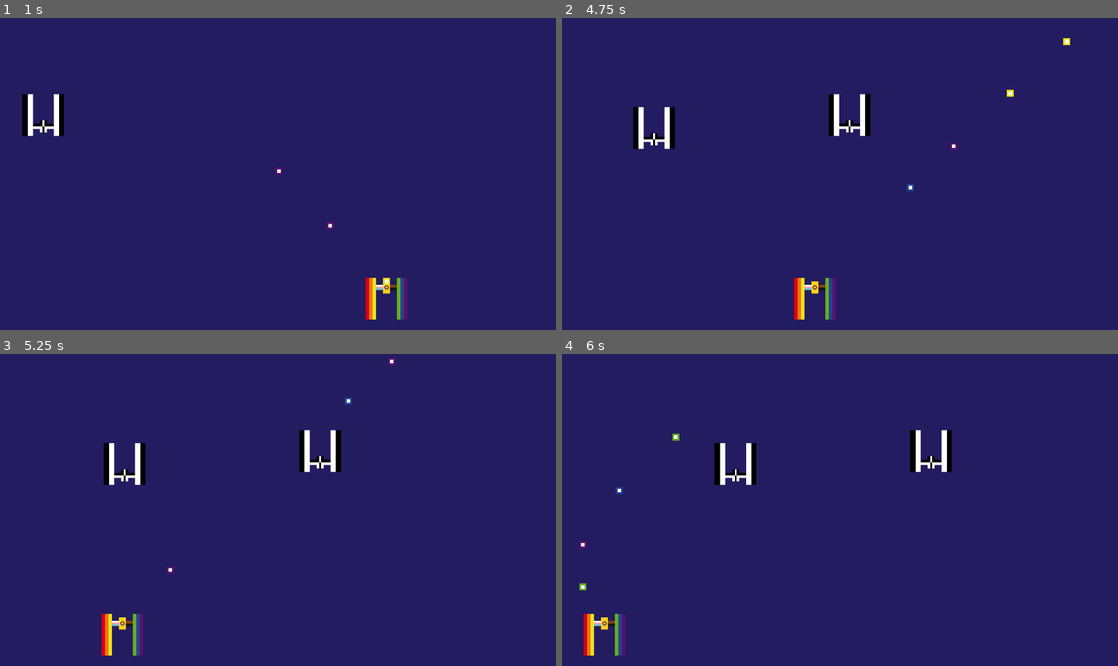
Above: before the commit, frames 1-4 (two rows, left to right).
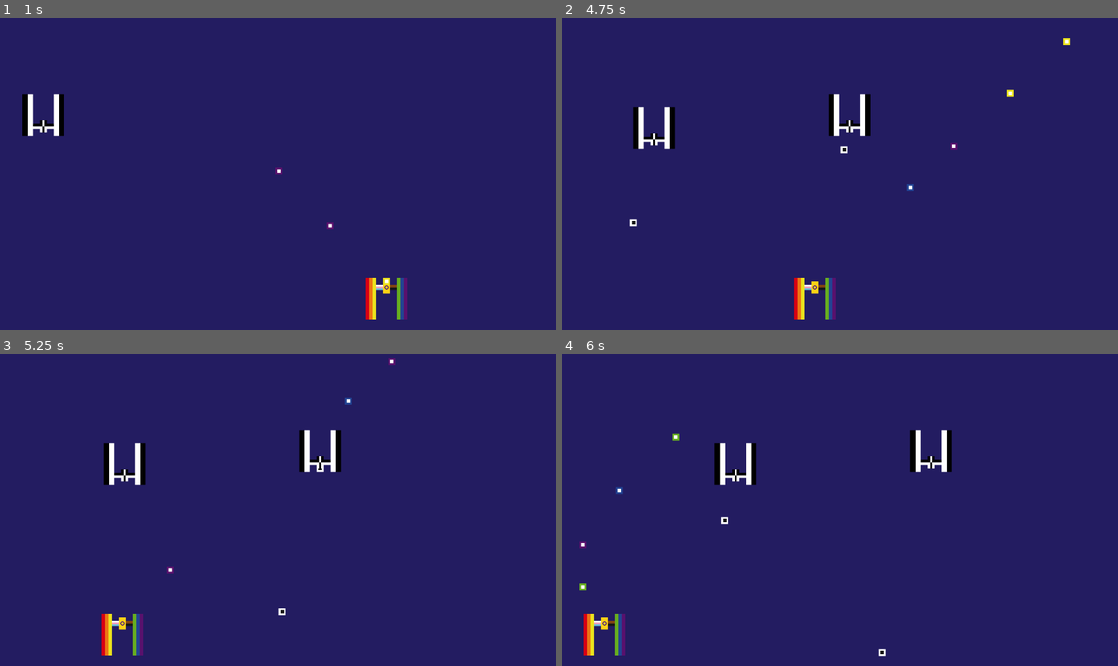
Above: after the commit, the same moments.

Repository: yndajas/qgjam-2023
Game: Godot game, scene res://main.tscn
The game is run twice, just before and just after one commit, with the same random seed, the same clock (stepped at 60 frames per second) and the same inputs. The project has no main scene, so this scene is started directly.
Inputs:
- Up to frame 1 (1 s): hold Right (move_right) from 0.53 s (still down); hold Space (fire) from 0.53 s (still down)
- Up to frame 2 (4.75 s): release Right (move_right) at 1.28 s; release Space (fire) at 1.28 s; hold Left (move_left) 1.28-2.03 s; tap Space (fire) at 1.35, 2.85, 4.35 s; hold Space (fire) 2.03-2.78 s; hold Right (move_right) 2.03-3.53 s; hold Space (fire) 3.53-4.28 s; hold Left (move_left) from 3.53 s (still down)
- Up to frame 3 (5.25 s): keep holding Left (move_left); hold Space (fire) from 5.03 s (still down)
- Up to frame 4 (6 s): release Left (move_left) at 5.78 s; release Space (fire) at 5.78 s; hold Right (move_right) from 5.78 s (still down); tap Space (fire) at 5.85 s

Frame 1 is identical in both runs. In frame 2, less than 0.1% of the frame differs, in the area x 12-52%, y 40-67%; in frame 3, less than 0.1%; in frame 4, less than 0.1%.
Error before the commit: Invalid call to function 'init' in base 'RigidBody2D (bullet.gd)'. Expected 2 arguments. (res://scripts/enemy.gd:39)

Commit message:
Add enemy fire sounds
Two different sounds dependent on straightness

Diff:
--- a/scenes/enemy.tscn
+++ b/scenes/enemy.tscn
@@ -1,7 +1,9 @@
-[gd_scene load_steps=4 format=3 uid="uid://bcw53nqih5gor"]
+[gd_scene load_steps=6 format=3 uid="uid://bcw53nqih5gor"]
 
 [ext_resource type="Script" path="res://scripts/enemy.gd" id="1_abaap"]
 [ext_resource type="Texture2D" uid="uid://bfooi7navi4bt" path="res://assets/images/sprites/enemies.png" id="1_v2bjt"]
+[ext_resource type="AudioStream" uid="uid://dyeecsavgarac" path="res://assets/audio/sfx/enemy_fire_0.wav" id="2_haq55"]
+[ext_resource type="AudioStream" uid="uid://cx7jqr8chhrji" path="res://assets/audio/sfx/enemy_fire_1.wav" id="3_igv7m"]
 
 [sub_resource type="RectangleShape2D" id="RectangleShape2D_y46j2"]
 size = Vector2(96, 96)
@@ -10,6 +12,7 @@
 collision_layer = 2
 collision_mask = 0
 script = ExtResource("1_abaap")
+fire_sounds = Array[AudioStreamWAV]([ExtResource("2_haq55"), ExtResource("3_igv7m")])
 
 [node name="Sprite2D" type="Sprite2D" parent="."]
 texture = ExtResource("1_v2bjt")
--- a/scripts/enemy.gd
+++ b/scripts/enemy.gd
@@ -5,6 +5,7 @@
 const MINIMUM_SPAWN_Y = EXPECTED_EDGE_OFFSET + 24
 const MAXIMUM_SPAWN_Y = floor(Global.PLAYABLE_BOTTOM_EDGE / 2.0) - EXPECTED_SPRITE_SIZE
 const SPEED: float = 150.0
+@export var fire_sounds: Array[AudioStreamWAV]
 var gaysplosion_scene: PackedScene = preload("res://scenes/gaysplosion.tscn")
 var straightness: int = 6
 @onready var fire_timer: Timer = $FireTimer
@@ -36,7 +37,8 @@
 
 func fire() -> void:
 	var bullet: RigidBody2D = Global.bullet_scene.instantiate()
-	bullet.init(self)
+	var fire_sound_index = 0 if straightness > 3 else 1
+	bullet.init(self, fire_sounds[fire_sound_index])
 
 
 func is_off_screen() -> bool:
Not shown, added: assets/audio/sfx/enemy_fire_0.wav.import
Not shown, added: assets/audio/sfx/enemy_fire_1.wav.import
Not shown, added: assets/audio/sfx/enemy_fire_0.aup3
Not shown, added: assets/audio/sfx/enemy_fire_0.wav
Not shown, added: assets/audio/sfx/enemy_fire_1.aup3
Not shown, added: assets/audio/sfx/enemy_fire_1.wav
